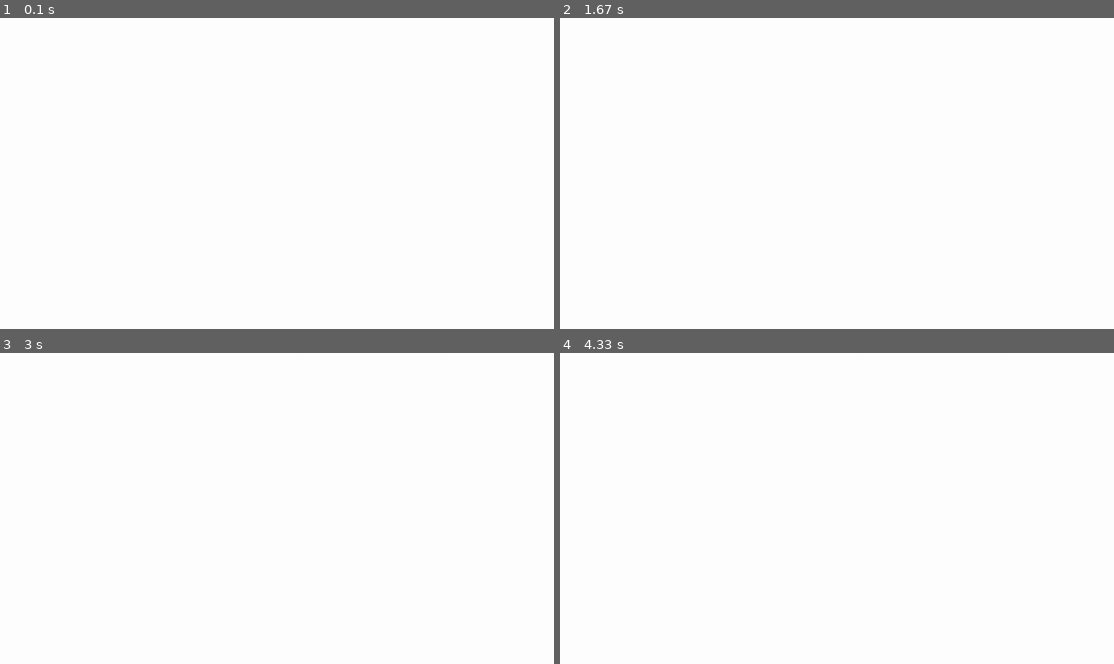
Above: before the commit, frames 1-4 (two rows, left to right).
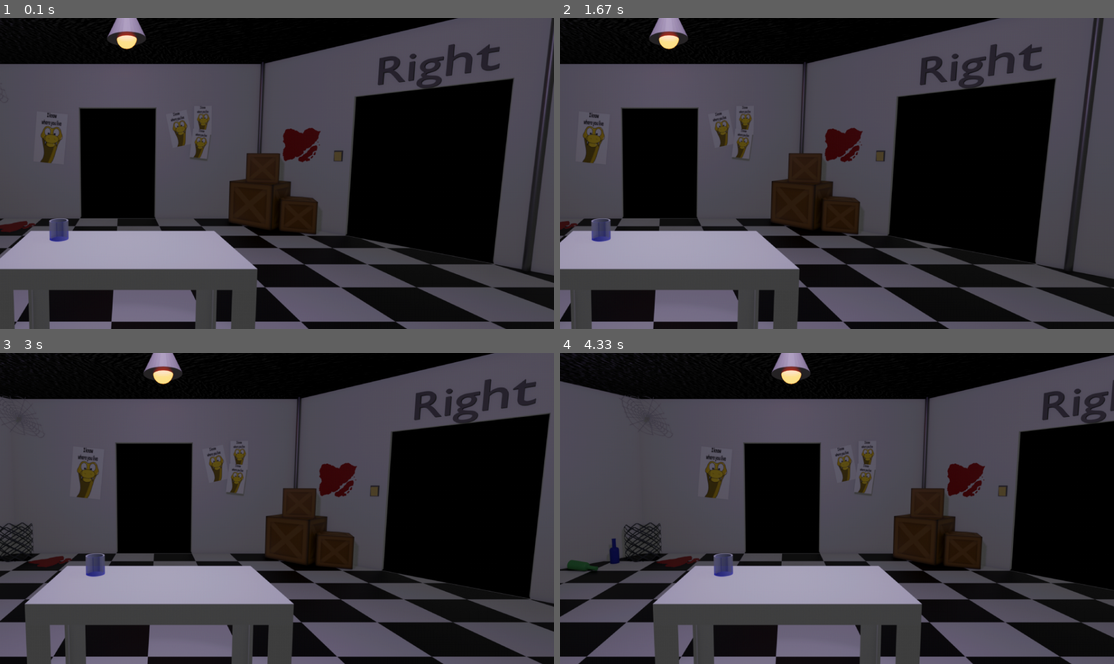
Above: after the commit, the same moments.

Repository: Robomarchello/Pygame-Community-Halloween-Jam
Game: pygame game, started from main.py
Two runs of this game, one before a commit and one after it. Both use one fixed random seed, a clock stepped at 60 frames per second and the inputs below.
Inputs (mouse positions are in pixels of both pictures, inside the frame that each line leads up to):
- Up to frame 1 (0.1 s): no input
- Up to frame 2 (1.67 s): click (1014, 164) at 0.38 s; press the mouse at (1014, 164) at 0.7 s; move the mouse to (958, 182) at 0.8 s; release the mouse at (903, 201) at 0.93 s; press the mouse at (1014, 164) at 1.03 s; move the mouse to (914, 207) at 1.13 s; release the mouse at (809, 254) at 1.27 s; press the mouse at (1014, 164) at 1.37 s; move the mouse to (997, 192) at 1.47 s; release the mouse at (981, 223) at 1.6 s
- Up to frame 3 (3 s): click (94, 539) at 2.22 s; press the mouse at (94, 539) at 2.53 s; move the mouse to (249, 483) at 2.63 s; release the mouse at (398, 430) at 2.77 s; press the mouse at (94, 539) at 2.87 s; move the mouse to (127, 496) at 2.97 s
- Up to frame 4 (4.33 s): release the mouse at (715, 452) at 3.1 s; press the mouse at (654, 539) at 3.2 s; move the mouse to (659, 580) at 3.3 s; release the mouse at (670, 623) at 3.43 s; press the mouse at (654, 539) at 3.53 s; move the mouse to (692, 536) at 3.63 s; release the mouse at (726, 533) at 3.77 s; press the mouse at (654, 539) at 3.87 s; move the mouse to (831, 561) at 3.97 s; release the mouse at (1008, 583) at 4.1 s; press the mouse at (654, 539) at 4.2 s; move the mouse to (731, 477) at 4.3 s

The runs differ from the first frame. In frame 1, 100% of the frame differs, in the area x 0-100%, y 0-100%; in frame 2, 100%; in frame 3, 100%; in frame 4, 100%.

Commit message:
First little prototype well, it's not even playable yet

Diff:
--- a/main.py
+++ b/main.py
@@ -1,4 +1,4 @@
 from src.app import App
 
 if __name__ == '__main__':
-    App((960, 540), 'caption', 60).loop()
+    App((960, 540), 'caption', 120).loop()
--- a/src/app.py
+++ b/src/app.py
@@ -1,5 +1,7 @@
 import pygame
 from pygame.locals import *
+from src.scripts.game import Game
+from src.scripts.cursor import Cursor
 
 pygame.init()
 
@@ -11,6 +13,13 @@
         self.screen = pygame.display.set_mode(ScreenSize)
         pygame.display.set_caption(caption)
 
+        self.cursor = Cursor()
+
+        wide = pygame.image.load('src/assets/wide1.png').convert()
+        self.game = Game(self.screen, wide)
+
+        self.event_handlers = [self.cursor]
+
         self.clock = pygame.time.Clock()
         self.fps = fps
 
@@ -20,9 +29,17 @@
             self.clock.tick(self.fps)
             screen.fill((255, 255, 255))
 
+            mp = self.cursor.mp
+
+            self.game.draw(screen, mp)
+            self.game.update()
+
             for event in pygame.event.get():
                 if event.type == QUIT:
                     pygame.quit()
                     raise SystemExit
 
+                for event_handler in self.event_handlers:
+                    event_handler.handle_event(event)
+
             pygame.display.update()
--- /dev/null
+++ b/src/scripts/camera.py
@@ -0,0 +1,30 @@
+import pygame
+from pygame.locals import *
+
+
+class Camera:
+    def __init__(self, screen, surface):
+        self.screen = screen
+        self.ScreenSize = screen.get_size()
+
+        self.surface = surface
+        self.centerX = (self.surface.get_width() - self.ScreenSize[0]) // 2
+
+        self.xOffset = 302
+        self.maxOffset = 300
+
+        self.CamLeftRect = pygame.Rect(0, 0, 300, self.ScreenSize[1])
+        self.CamRightRect = pygame.Rect(660, 0, 300, self.ScreenSize[1])
+
+        self.moveDir = {'left': False, 'right': False}
+
+    def draw(self, screen, mp):
+        self.update(mp)
+        screen.blit(self.surface, (-(self.centerX + self.xOffset), 0))
+
+    def update(self, mp):
+        if mp.x < 300 and self.xOffset > -self.maxOffset:
+            self.xOffset -= ((300 - mp.x) / 300) * 3#* dt
+
+        if mp.x > 660 and self.xOffset < self.maxOffset:
+            self.xOffset -= ((660 - mp.x) / 300) * 3 #* dt
--- /dev/null
+++ b/src/scripts/cursor.py
@@ -0,0 +1,15 @@
+import pygame
+from pygame.locals import MOUSEMOTION, MOUSEBUTTONDOWN, MOUSEBUTTONUP
+
+
+class Cursor:
+    def __init__(self):
+        self.mp = pygame.Vector2(0, 0)
+
+
+    def update(self):
+        ...
+
+    def handle_event(self, event):
+        if event.type == MOUSEMOTION:
+            self.mp = pygame.Vector2(event.pos)
--- /dev/null
+++ b/src/scripts/game.py
@@ -0,0 +1,42 @@
+import pygame
+from pygame.locals import *
+from src.scripts.camera import Camera
+from random import choice, randint
+
+pygame.mixer.init()
+
+class Game():
+    def __init__(self, screen, map):
+        self.monster = {'onLeft': False, 'inFront': False, 'onRight': False}
+        self.monsterTimer = randint(3, 7) * 60
+        self.timerFreeze = False
+        self.jumpTimer = 4 * 60
+
+        self.camera = Camera(screen, map)
+
+        self.stepSound = pygame.mixer.Sound('src/assets/steps.ogg')
+        self.stepChannel = None
+
+    def draw(self, screen, mp):
+        self.camera.draw(screen, mp)
+
+    def update(self):
+        self.monsterTimer -= 0.5#-= dt
+        if self.monsterTimer < 0 and not self.timerFreeze:
+            self.monster[choice(list(self.monster.keys()))] = True
+            self.timerFreeze = True
+            self.monsterTimer = randint(3, 7) * 60
+
+        if self.timerFreeze:
+            if self.stepChannel == None:
+                if self.monster['onLeft']:
+                    self.stepChannel = self.stepSound.play()
+                    self.stepChannel.set_volume(1, 0)
+
+                if self.monster['inFront']:
+                    self.stepChannel = self.stepSound.play()
+                    self.stepChannel.set_volume(1, 1)
+
+                elif self.monster['onRight']:
+                    self.stepChannel = self.stepSound.play()
+                    self.stepChannel.set_volume(0, 1)
--- /dev/null
+++ b/src/scripts/utils.py
@@ -0,0 +1,31 @@
+import pygame
+from pygame.locals import *
+
+
+def SpriteSheet(surface, CellSize):
+    SurfSize = surface.get_size()
+
+    xCells = SurfSize[0] // CellSize[0]
+    yCells = SurfSize[1] // CellSize[1]
+
+    Sheet = []
+
+    CellSurf = pygame.Surface(CellSize, SRCALPHA)
+    for yCell in range(yCells):
+        for xCell in range(xCells):
+            SurfOffset = (-xCell * CellSize[0], -yCell // CellSize[1])
+            CellSurf.blit(surface, SurfOffset)
+
+            Sheet.append(CellSurf.copy())
+
+            CellSurf.fill(0, 0, 0, 0)
+
+    return Sheet
+
+
+def CutSurface(surface, position, size):
+    '''Cuts the surface by a given position and size'''
+    CuttedSurf = pygame.Surface(size, SRCALPHA)
+    CuttedSurf.blit(surface, (-position[0], -position[1]))
+
+    return CuttedSurf
Binary file added: src/assets/wide.png
Binary file added: src/assets/wide1.png
Not shown, added: src/assets/steps.ogg
